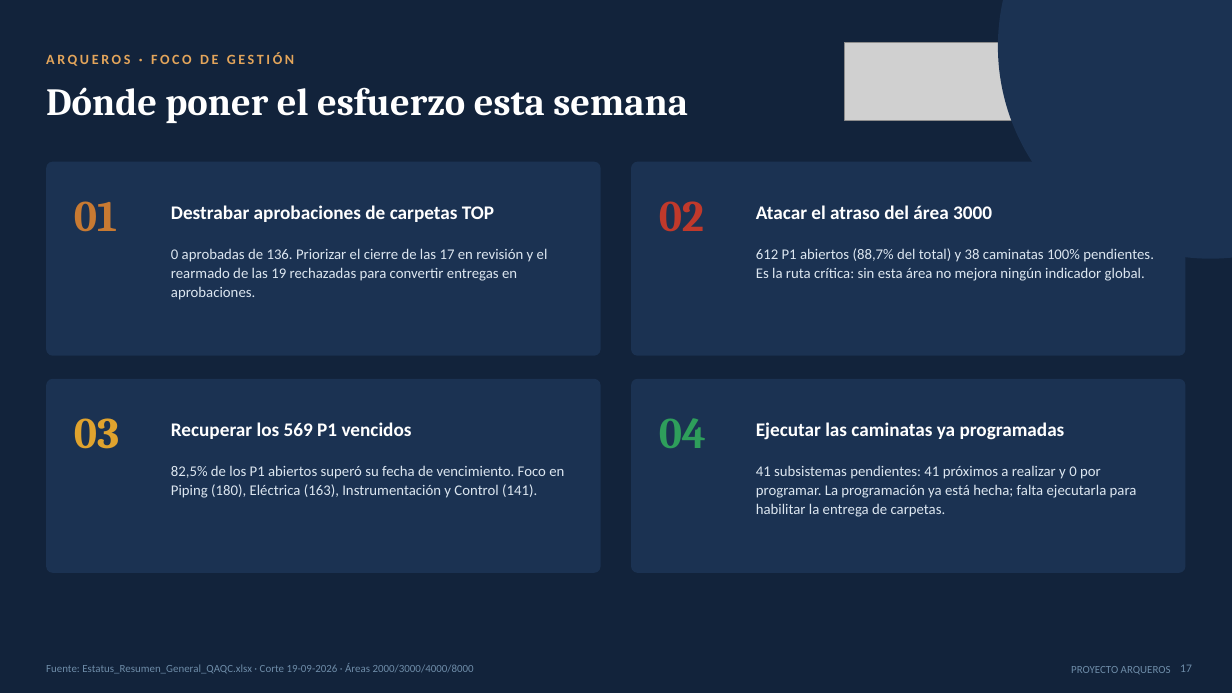
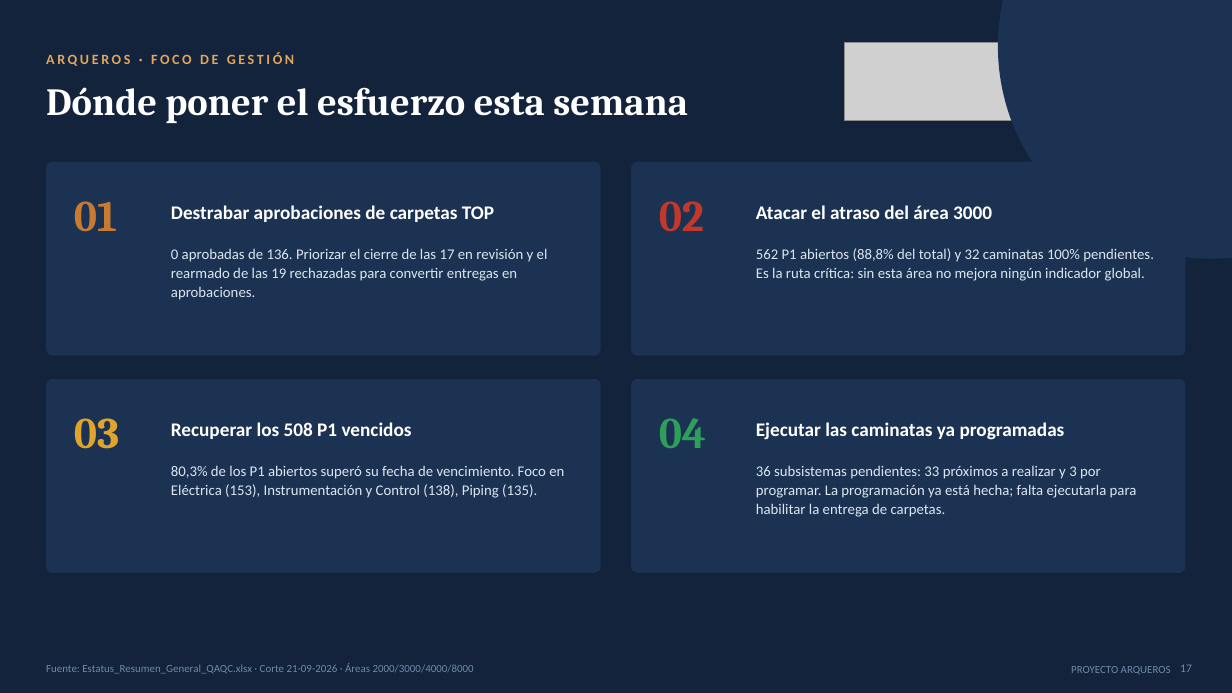
Before and after one commit to tdkvalex/Dashboard-HSEQ, a slide deck: slide 17 of panel_control_TOP_P1/Panel_Control_TOP_P1.pptx. Drawn at 1232x693 pixels with LibreOffice and Linux fonts; fonts in the diff are those of the drawing; grey boxes stand for pictures. Boxes give left, top, right and bottom in pixels: in the first picture for what was removed or moved away, otherwise in the second. Text is boxed around its words. In the diff, an @@ line names an element or a change of style, - is before the commit and + after.

```diff
--- a/panel_control_TOP_P1/Panel_Control_TOP_P1.pptx
+++ b/panel_control_TOP_P1/Panel_Control_TOP_P1.pptx
@@ text at (756, 248, 1154, 281): text changed @@
-612 P1 abiertos (88,7% del total) y 38 caminatas 100% pendientes. Es la ruta crítica: sin esta área no mejora ningún indicador global.
+562 P1 abiertos (88,8% del total) y 32 caminatas 100% pendientes. Es la ruta crítica: sin esta área no mejora ningún indicador global.
@@ text at (171, 422, 412, 439): text changed @@
-Recuperar los 569 P1 vencidos
+Recuperar los 508 P1 vencidos
@@ text at (171, 465, 564, 498): text changed @@
-82,5% de los P1 abiertos superó su fecha de vencimiento. Foco en Piping (180), Eléctrica (163), Instrumentación y Control (141).
+80,3% de los P1 abiertos superó su fecha de vencimiento. Foco en Eléctrica (153), Instrumentación y Control (138), Piping (135).
@@ text at (756, 465, 1137, 517): text changed @@
-41 subsistemas pendientes: 41 próximos a realizar y 0 por programar. La programación ya está hecha; falta ejecutarla para habilitar la entrega de carpetas.
+36 subsistemas pendientes: 33 próximos a realizar y 3 por programar. La programación ya está hecha; falta ejecutarla para habilitar la entrega de carpetas.
@@ text at (46, 663, 474, 674): text changed @@
-Fuente: Estatus_Resumen_General_QAQC.xlsx · Corte 19-09-2026 · Áreas 2000/3000/4000/8000
+Fuente: Estatus_Resumen_General_QAQC.xlsx · Corte 21-09-2026 · Áreas 2000/3000/4000/8000
```
Also in this commit, not shown: 6 other slides changed, 7 other files.
